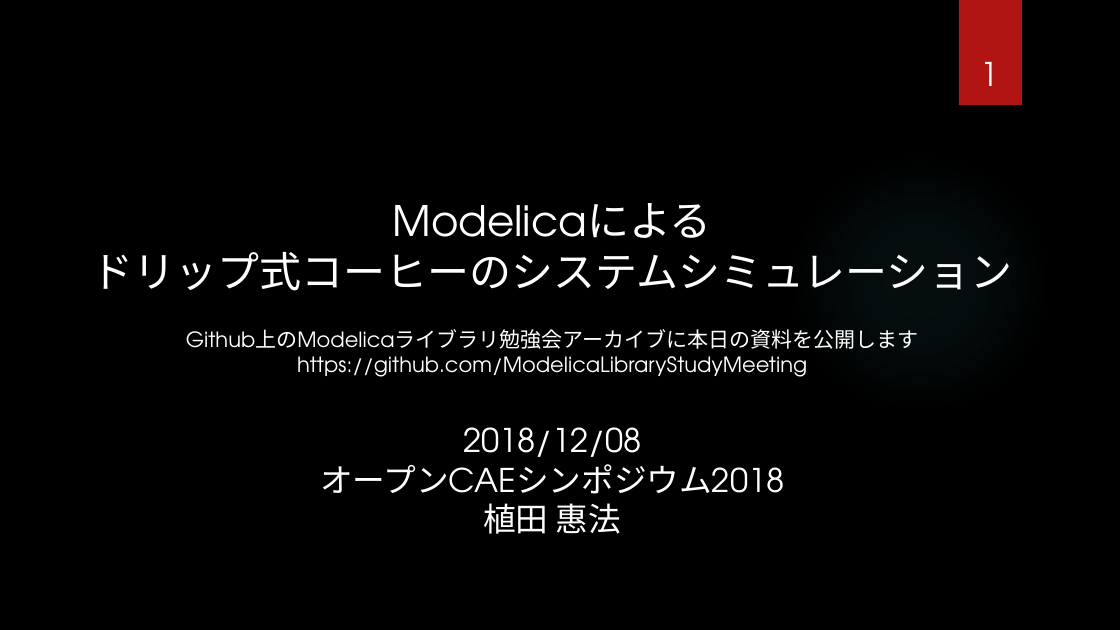
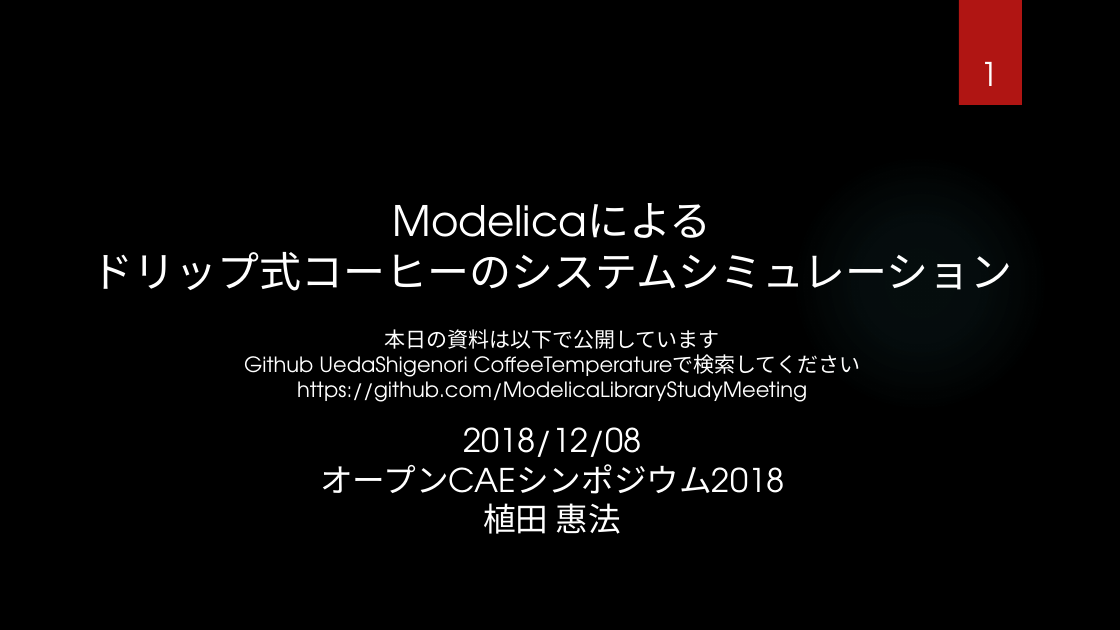
Before and after one commit to UedaShigenori/CoffeeTemperature, a slide deck: slide 1 of Report/181208_Modelicaによるドリップ式コーヒーのシステムシミュレーション_v2.pptx. Drawn at 1120x630 pixels with LibreOffice and Linux fonts; fonts in the diff are those of the drawing; background and template pictures are left out. Boxes give left, top, right and bottom in pixels: in the first picture for what was removed or moved away, otherwise in the second. Text is boxed around its words. In the diff, an @@ line names an element or a change of style, - is before the commit and + after.

```diff
--- a/Report/181208_Modelicaによるドリップ式コーヒーのシステムシミュレーション_v2.pptx
+++ b/Report/181208_Modelicaによるドリップ式コーヒーのシステムシミュレーション_v2.pptx
@@ text "本日の資料は以下で公開しています": place and size @@
-text "本日の資料は以下で公開しています" at (186,329,919,377)
+text "本日の資料は以下で公開しています" at (244,329,861,402)
@@ text at (244,329,861,382): text changed @@
-Github上のModelicaライブラリ勉強会アーカイブに本日の資料を公開します
+本日の資料は以下で公開しています
+Github UedaShigenori CoffeeTemperatureで検索してください
```
Also in this commit, not shown: 3 other slides changed.
